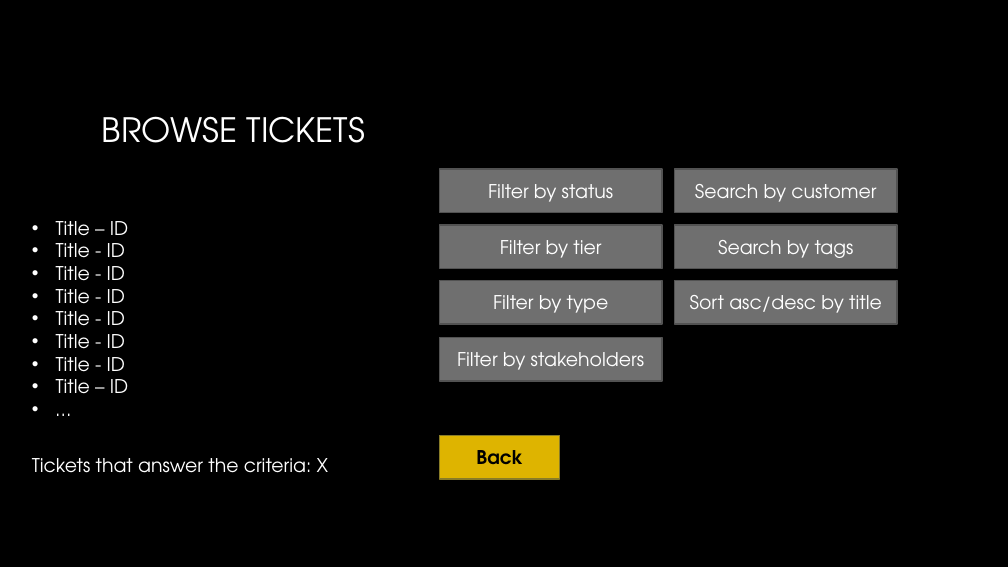
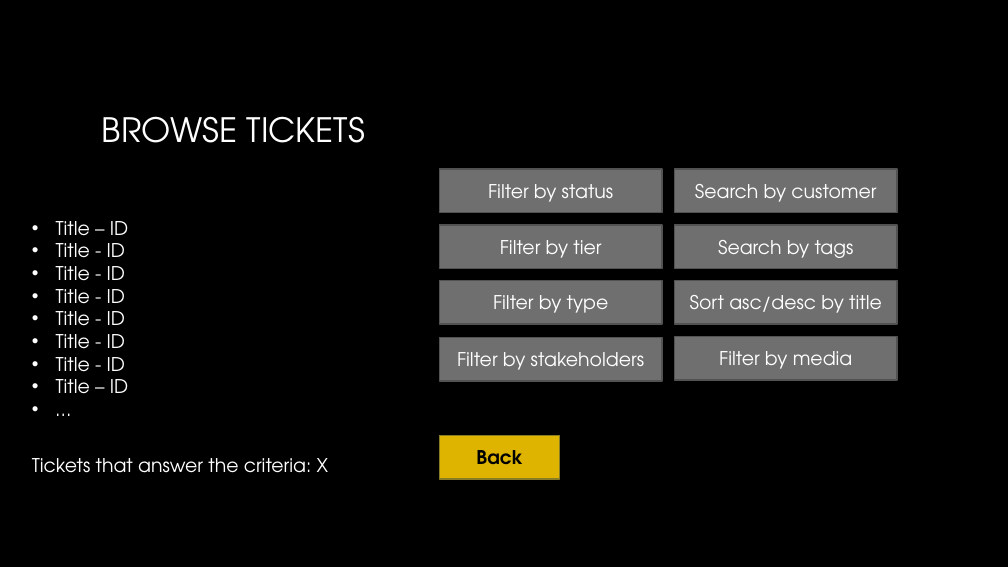
Before and after one commit to SCE-SWE-2018-G3/ticket-management-system, a slide deck: slide 17 of Requirements & Specifications/Prototype.pptx. Drawn at 1008x567 pixels with LibreOffice and Linux fonts; fonts in the diff are those of the drawing; background and template pictures are left out. Boxes give left, top, right and bottom in pixels: in the first picture for what was removed or moved away, otherwise in the second. Text is boxed around its words. In the diff, an @@ line names an element or a change of style, - is before the commit and + after.

```diff
--- a/Requirements & Specifications/Prototype.pptx
+++ b/Requirements & Specifications/Prototype.pptx
@@ rectangle added at box(675, 337, 897, 380), fill #6F6F6F, outline #525252 1.5 pt, 18 pt, text #FFFFFF @@
+Filter by media
```
Also in this commit, not shown: 2 other slides changed, 1 slide added, 9 other files.
